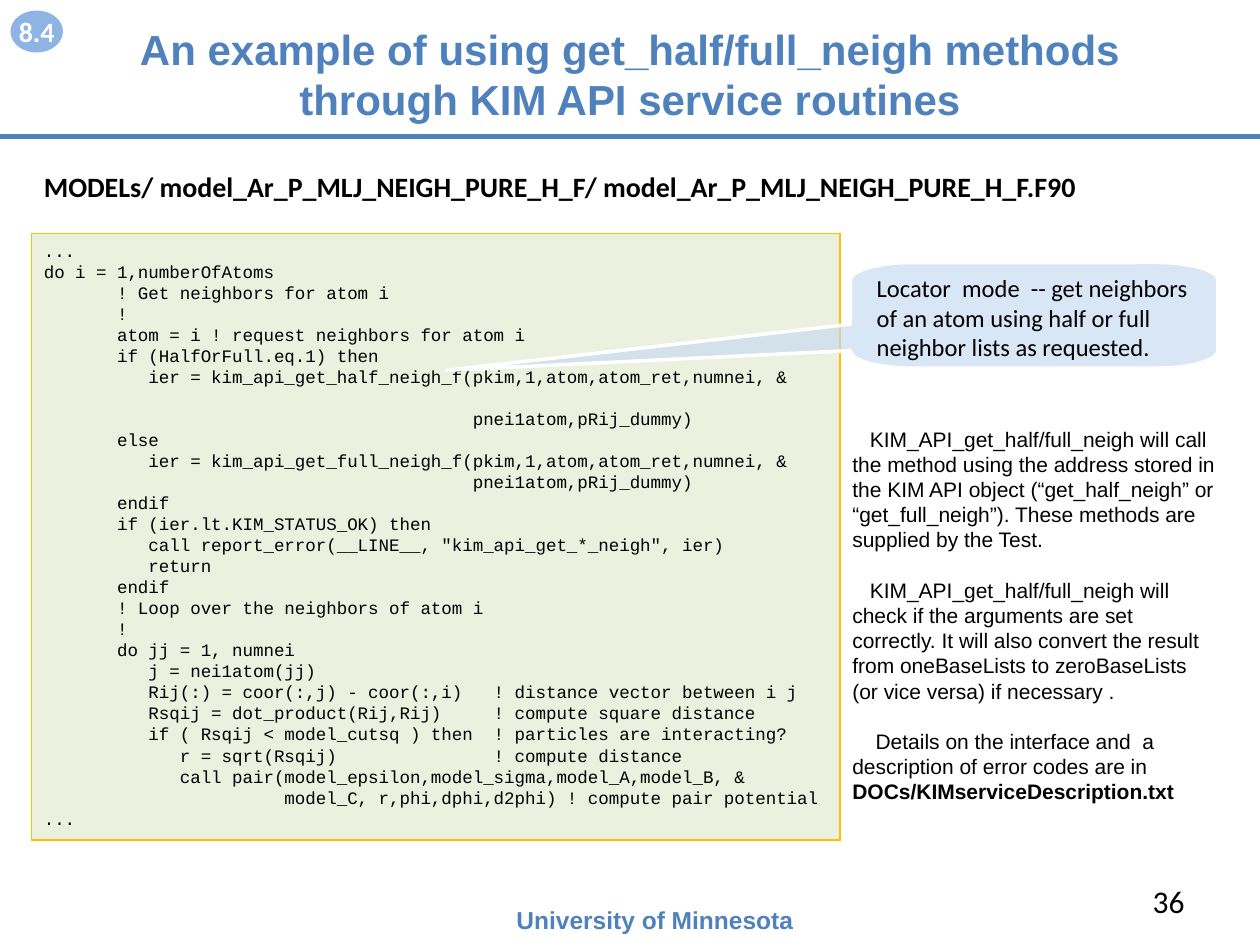
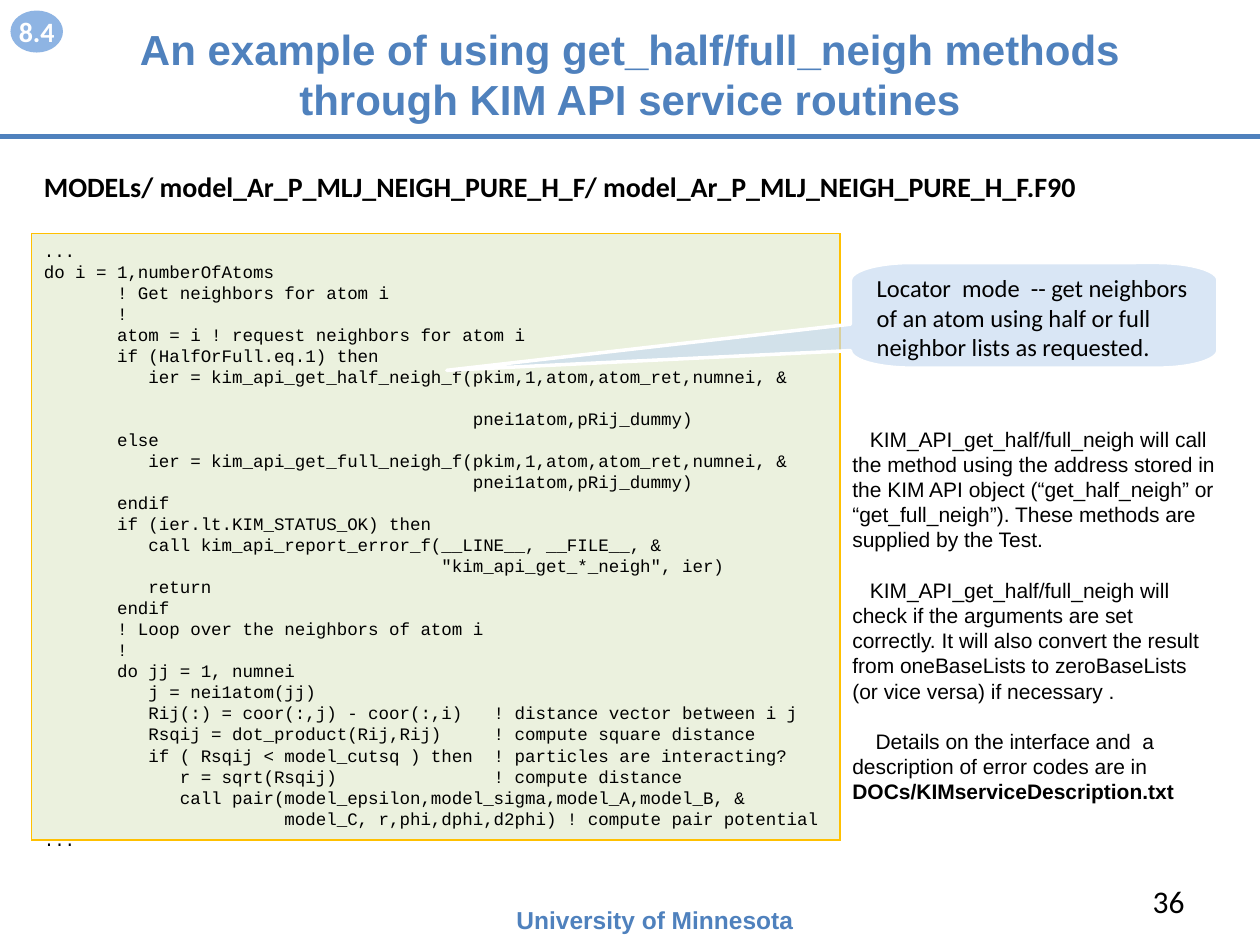
Before and after one commit to openkim/kim-api, a slide deck: slide 36 of DOCs/openkim-api-introduction.pptx. Drawn at 1260x945 pixels with LibreOffice and Linux fonts; fonts in the diff are those of the drawing. Boxes give left, top, right and bottom in pixels: in the first picture for what was removed or moved away, otherwise in the second. Text is boxed around its words. In the diff, an @@ line names an element or a change of style, - is before the commit and + after.

Commit message:
updated openkim-api-introduction.* to use KIM_API_report_error()

```diff
--- a/DOCs/openkim-api-introduction.pptx
+++ b/DOCs/openkim-api-introduction.pptx
@@ text in rectangle at (x1=148, y1=539, x2=724, y2=576): text changed @@
-call report_error(__LINE__, "kim_api_get_*_neigh", ier)
+call kim_api_report_error_f(__LINE__, __FILE__, &
+"kim_api_get_*_neigh", ier)
```
Also in this commit, not shown: 3 other slides changed, 1 other file.
